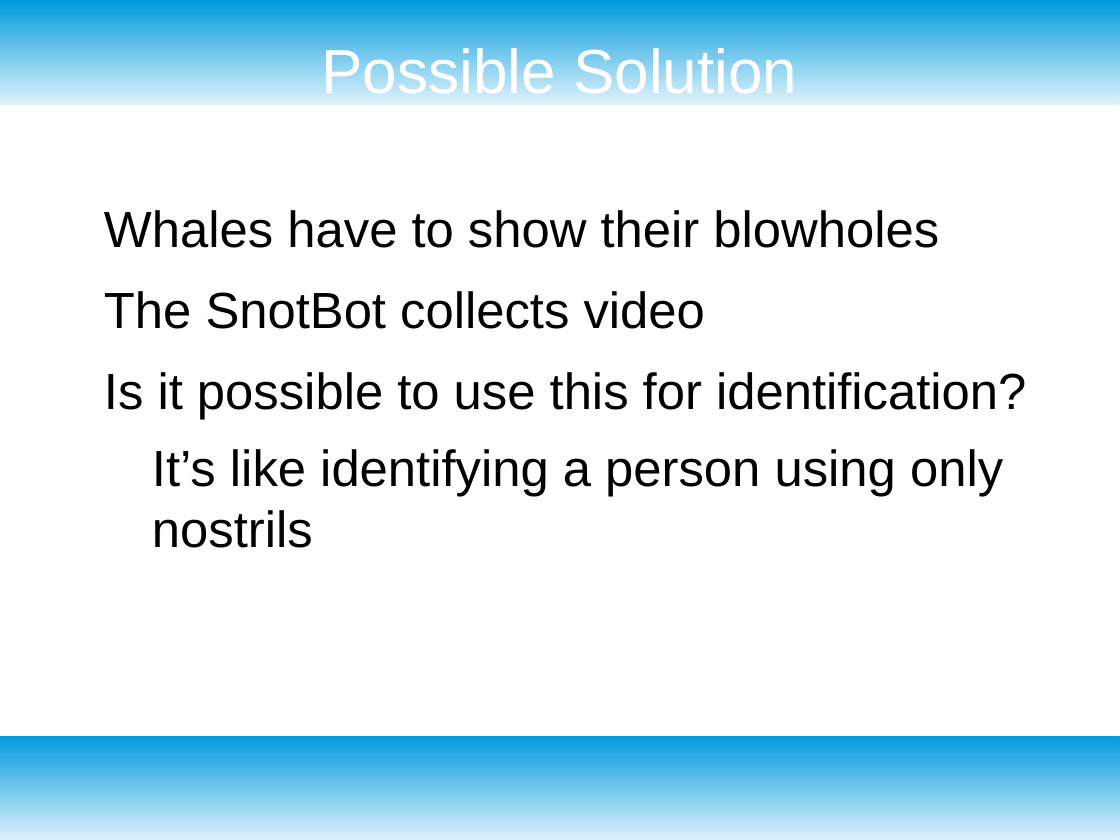
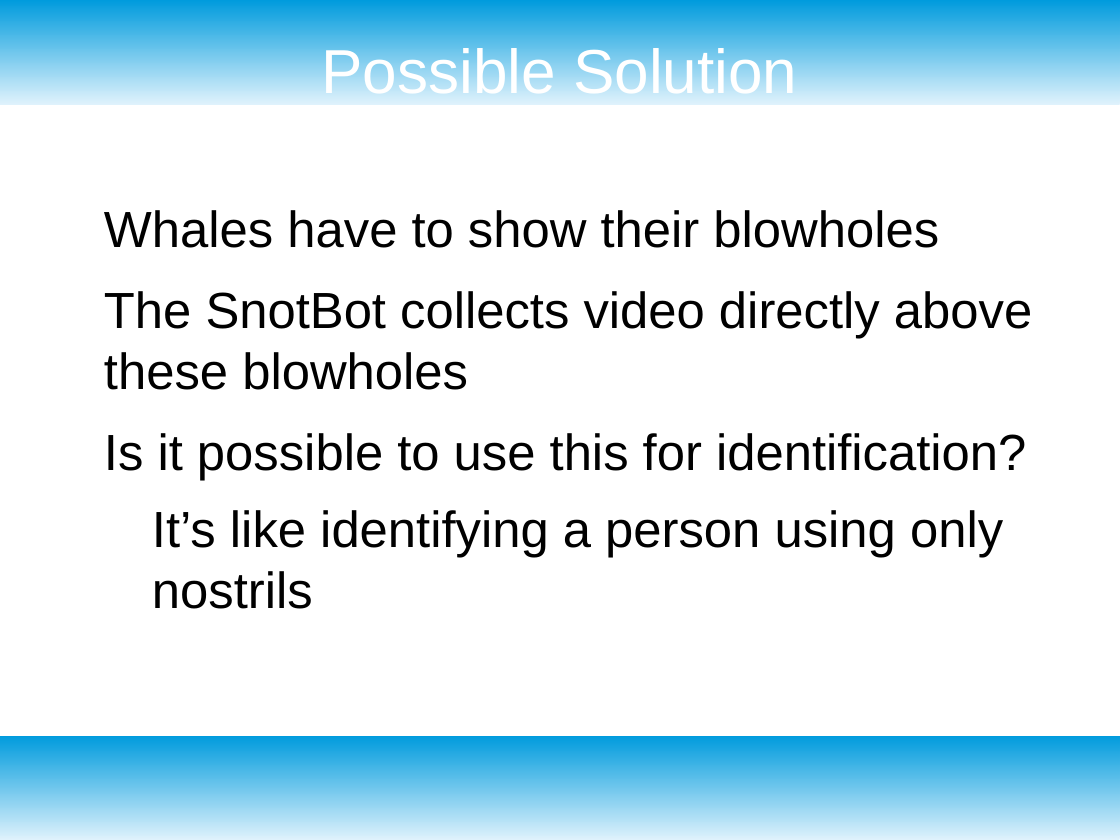
Before and after one commit to hackforthesea/whalematch, a slide deck: slide 3 of presentation.odp. Drawn at 1120x840 pixels with LibreOffice and Linux fonts; fonts in the diff are those of the drawing; background and template pictures are left out. Boxes give left, top, right and bottom in pixels: in the first picture for what was removed or moved away, otherwise in the second. Text is boxed around its words. In the diff, an @@ line names an element or a change of style, - is before the commit and + after.

```diff
--- a/presentation.odp
+++ b/presentation.odp
@@ text at (104,291,1032,390): text changed @@
-● The SnotBot collects video
+● The SnotBot collects video directly above these blowholes
```
Also in this commit, not shown: 3 other slides changed, 5 slides added, 1 other file.
